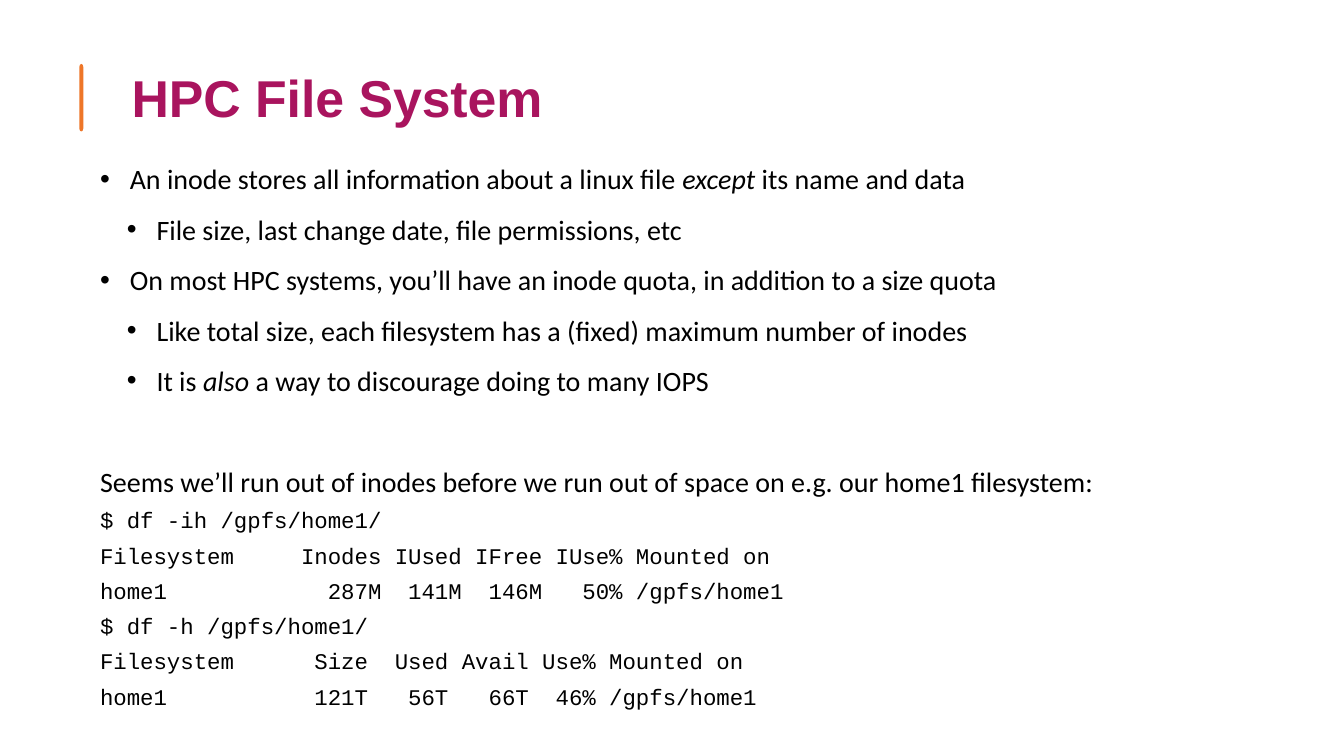
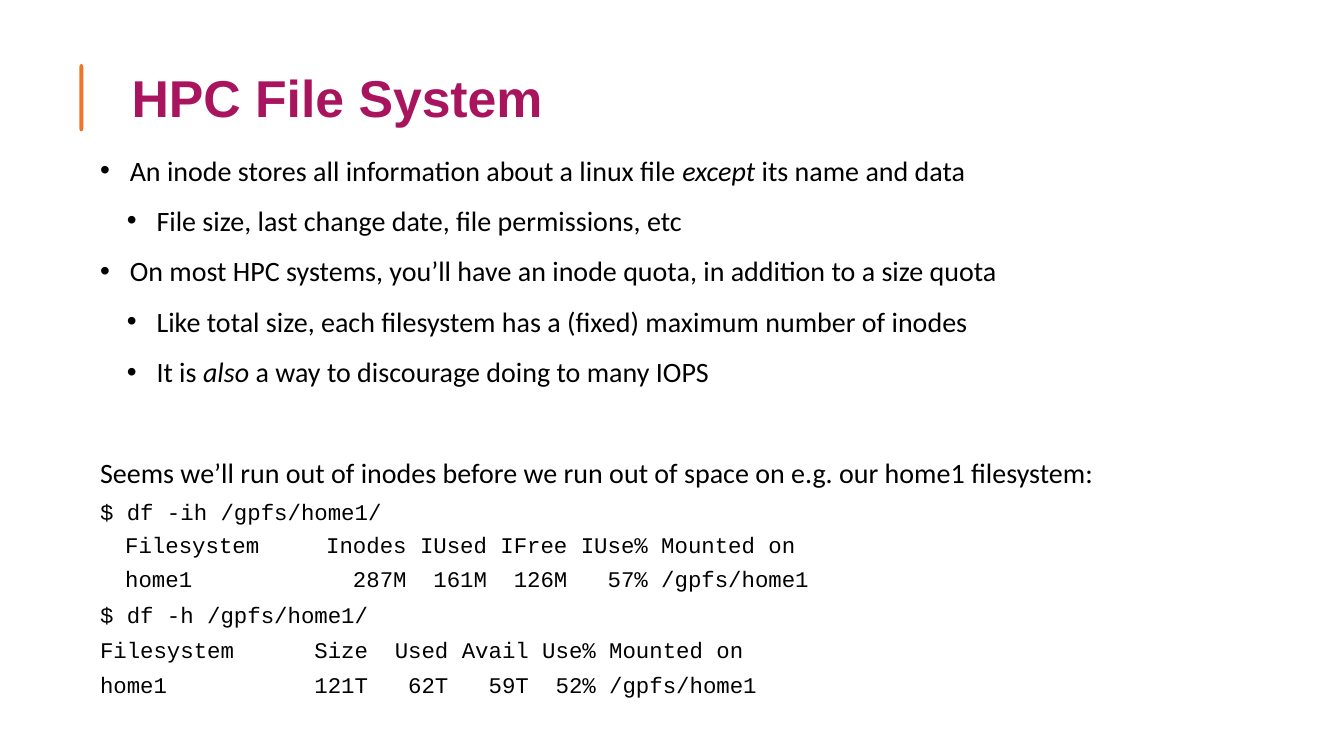
Before and after one commit to sara-nl/HPML-course-materials, a slide deck: slide 6 of Day2/slides/HPC_FS_Packed_Data.pptx. Drawn at 1344x756 pixels with LibreOffice and Linux fonts; fonts in the diff are those of the drawing; grey boxes stand for pictures. Boxes give left, top, right and bottom in pixels: in the first picture for what was removed or moved away, otherwise in the second. Text is boxed around its words. In the diff, an @@ line names an element or a change of style, - is before the commit and + after.

```diff
--- a/Day2/slides/HPC_FS_Packed_Data.pptx
+++ b/Day2/slides/HPC_FS_Packed_Data.pptx
@@ text "An inode stores all information ...": place and size @@
-text "An inode stores all information ..." at box(100, 169, 1093, 710)
+text "An inode stores all information ..." at box(100, 161, 1093, 698)
@@ text at box(125, 537, 795, 558): indent changed; line spacing 1 to 0.9; more space between paragraphs @@
@@ text at box(353, 571, 808, 592): text changed @@
-home1 287M 141M 146M 50% /gpfs/home1
+home1 287M 161M 126M 57% /gpfs/home1
@@ text at box(100, 677, 756, 698): text changed @@
-home1 121T 56T 66T 46% /gpfs/home1
+home1 121T 62T 59T 52% /gpfs/home1
```
Also in this commit, not shown: 3 other slides changed, 1 slide added, 12 other files.
